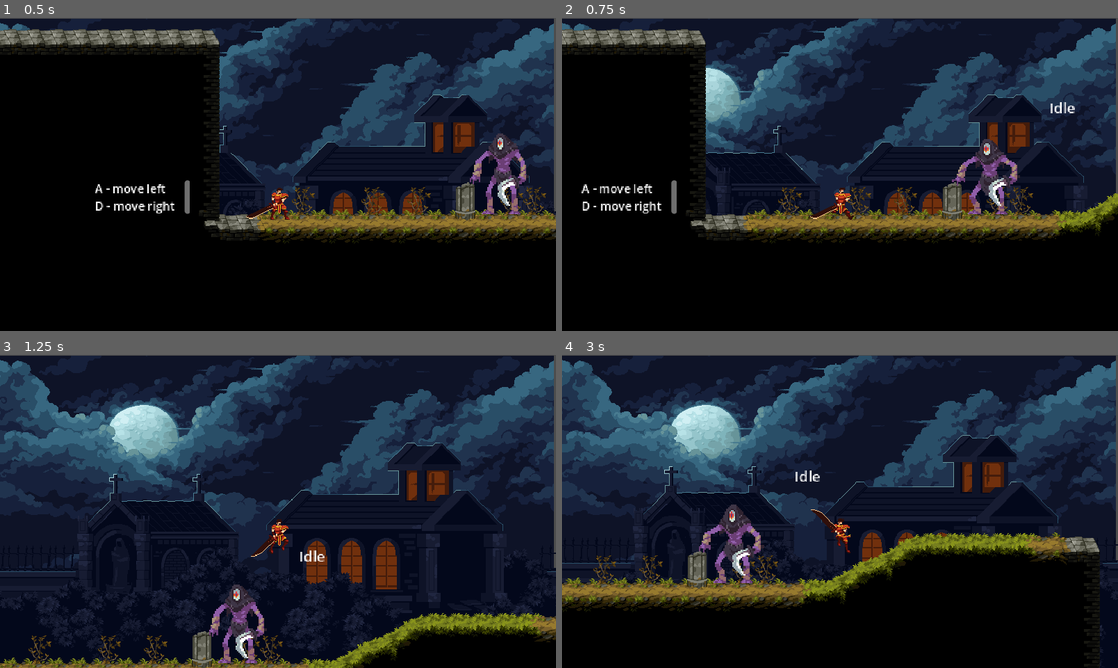
Above: before the commit, frames 1-4 (two rows, left to right).
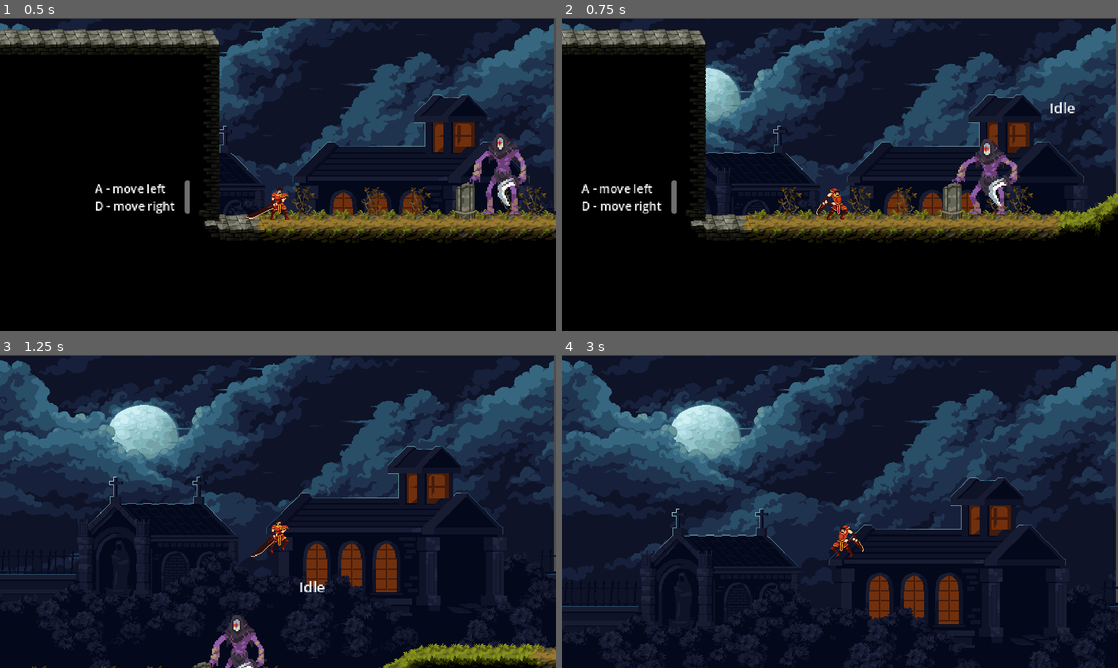
Above: after the commit, the same moments.

Repository: sameer3841/bit-souls
Game: Godot game, scene res://scenes/tutorial.tscn
Same seed, same stepped clock (60 frames per second), same inputs: the game is played once before the commit and once after it.
Inputs:
- Up to frame 1 (0.5 s): no input
- Up to frame 2 (0.75 s): hold D (right) from 0.53 s (still down); hold Shift (run) from 0.53 s (still down); tap C (attack) at 0.6 s
- Up to frame 3 (1.25 s): keep holding D (right); keep holding Shift (run); tap W (jump) at 0.77, 1.07 s
- Up to frame 4 (3 s): release Shift (run) at 1.28 s; tap Shift (run) at 1.35 s; tap W (jump) at 1.52, 1.55, 1.82, 2.1 s; release D (right) at 2.03 s; hold A (left) 2.03-2.78 s; tap C (attack) at 2.3, 2.85 s; hold D (right) from 2.78 s (still down)

Frame 1 is identical in both runs. In frame 2, 0.4% of the frame differs, in the area x 44-53%, y 54-65%; in frame 3, 11%; in frame 4, 41%, in the area x 0-100%, y 2-100%.

Commit message:
added finite state machine to help include attack animation properly

Diff:
--- a/scenes/player.tscn
+++ b/scenes/player.tscn
@@ -150,7 +150,7 @@
 "duration": 1.0,
 "texture": ExtResource("12_lohte")
 }],
-"loop": true,
+"loop": false,
 "name": &"attack1",
 "speed": 13.0
 }, {
@@ -212,7 +212,7 @@
 "duration": 1.0,
 "texture": ExtResource("31_c1mtk")
 }],
-"loop": true,
+"loop": false,
 "name": &"attack2",
 "speed": 14.0
 }, {
@@ -301,7 +301,7 @@
 "duration": 1.0,
 "texture": ExtResource("59_ab6h7")
 }],
-"loop": true,
+"loop": false,
 "name": &"attack3",
 "speed": 14.0
 }, {
@@ -499,9 +499,8 @@
 [node name="AnimatedSprite2D" type="AnimatedSprite2D" parent="."]
 position = Vector2(0, -1)
 sprite_frames = SubResource("SpriteFrames_w7yn8")
-animation = &"jump"
+animation = &"attack3"
 autoplay = "idle"
-frame_progress = 0.860725
 
 [node name="CollisionShape2D" type="CollisionShape2D" parent="."]
 position = Vector2(3, 41)
--- a/script/player.gd
+++ b/script/player.gd
@@ -1,48 +1,85 @@
 extends CharacterBody2D
+
+var current_state = player_status.MOVE
+enum player_status {MOVE, JUMP, ATTACK}
 
 const SPEED = 260.0
 const JUMP_VELOCITY = -550.0
+const COMBO_TIMEOUT = 0.1
+
 var respawn_point = Vector2(45, -73)
 var coin_count = 0
+var combo_counter = 0
+var combo_timer := Timer.new()
+
+func _ready():
+	add_child(combo_timer)
+	combo_timer.wait_time = COMBO_TIMEOUT
+	combo_timer.one_shot = true
+	combo_timer.timeout.connect(_on_combo_timeout)
 
 func _process(delta):
+	if Input.is_action_just_pressed("jump"): current_state = player_status.JUMP
+	if Input.is_action_just_pressed("attack"):
+		combo_counter += 1
+		current_state = player_status.ATTACK
 	check_fall_off_map()
 
 func check_fall_off_map():
-	if position.y > 1000:
-		respawn()
+	if position.y > 1000: respawn()
 
 func respawn():
 	position = respawn_point
 	velocity = Vector2.ZERO
 
 func _physics_process(delta: float) -> void:
-	if not is_on_floor():
-		velocity += get_gravity() * delta
 
-	if Input.is_action_just_pressed("jump") and is_on_floor():
-		$AnimatedSprite2D.play("jump")
-		velocity.y = JUMP_VELOCITY
+	if not is_on_floor(): velocity += get_gravity() * delta
+
+	match current_state:
+		player_status.JUMP:
+			$AnimatedSprite2D.play("jump")
+			velocity.y = JUMP_VELOCITY
+			current_state = player_status.MOVE
+
+		player_status.MOVE:
+			var multi = 1
+			if Input.is_action_pressed("run"): multi = 2
+			else: multi = 1
+			var direction := Input.get_axis("left", "right")
+			if direction != 0:
+				velocity.x = direction * SPEED * multi
+				if is_on_floor(): $AnimatedSprite2D.play("run")
+				$AnimatedSprite2D.flip_h = velocity.x < 0
+			else:
+				velocity.x = move_toward(velocity.x, 0, SPEED * multi)
+				if is_on_floor(): $AnimatedSprite2D.play("idle")
+			if not is_on_floor():
+				$AnimatedSprite2D.play("jump")
+				await is_on_floor()
+		player_status.ATTACK:
+			handle_combo()
+	move_and_slide()
 
 
-	var multi = 1
-	if Input.is_action_pressed("run"):
-		multi = 2
-	else:
-		multi = 1
+func handle_combo():
+	if combo_counter == 1:
+		$AnimatedSprite2D.play("attack1")  # First attack animation
+		await $AnimatedSprite2D.animation_finished
+		current_state = player_status.MOVE
 
-	var direction := Input.get_axis("left", "right")
-	if direction != 0:
-		velocity.x = direction * SPEED * multi
-		if is_on_floor():
-			$AnimatedSprite2D.play("run")
-		$AnimatedSprite2D.flip_h = velocity.x < 0
-	else:
-		velocity.x = move_toward(velocity.x, 0, SPEED * multi)
-		if is_on_floor():
-			$AnimatedSprite2D.play("idle")
+	elif combo_counter == 2:
+		$AnimatedSprite2D.play("attack2")  # Second attack animation (combo move)
+		await $AnimatedSprite2D.animation_finished
+		current_state = player_status.MOVE
 
-	if not is_on_floor():
-		$AnimatedSprite2D.play("jump")
+	elif combo_counter == 3:
+		$AnimatedSprite2D.play("attack3")  # Third attack animation (3-combo move)
+		await $AnimatedSprite2D.animation_finished
+		current_state = player_status.MOVE
+		combo_counter = 0
 
-	move_and_slide()
+	combo_timer.start()
+
+func _on_combo_timeout():
+	combo_counter = 0
